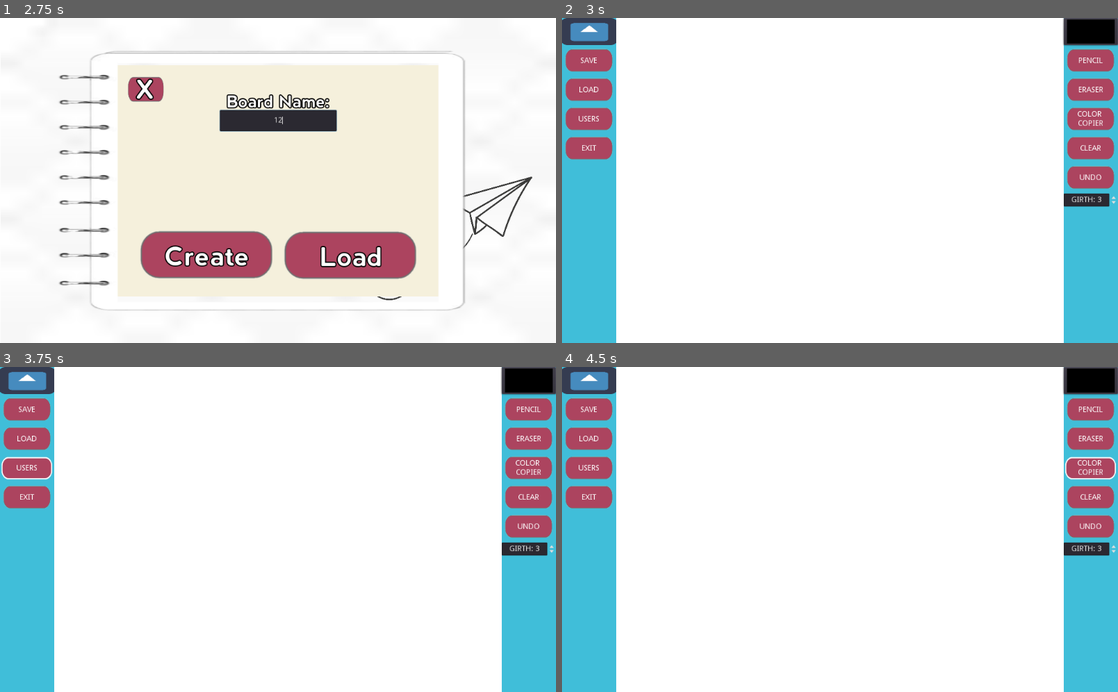
Above: before the commit, frames 1-4 (two rows, left to right).
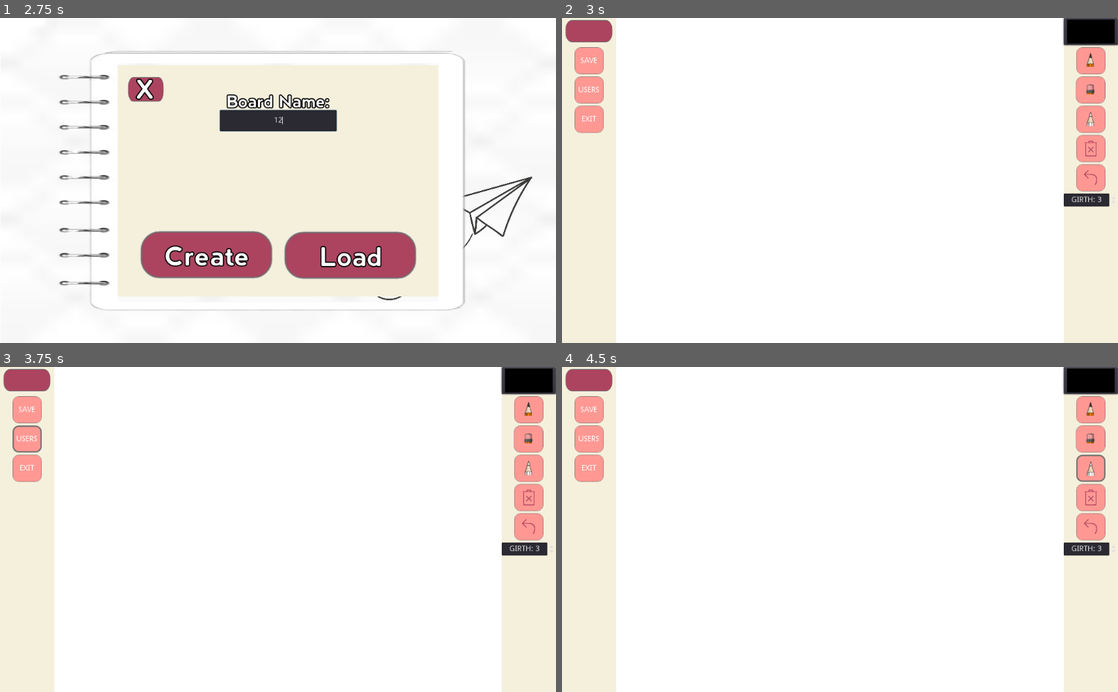
Above: after the commit, the same moments.

Repository: Sketch-Organization/Sketch-
Game: Godot game, scene res://Title.tscn
Same seed, same stepped clock (60 frames per second), same inputs: the game is played once before the commit and once after it. The engine's default icon, where the game draws it, is replaced by a stand-in: a white triangle on a blue panel in a dark square.
Inputs (mouse positions are in pixels of both pictures, inside the frame that each line leads up to):
- Up to frame 1 (2.75 s): tap Enter at 0.5 s; move the mouse to (400, 164) at 0.52 s; click (400, 164) at 0.6 s; click "Host" at 1.25 s; click (278, 118) at 2.02 s; type "12" at 2.1 s
- Up to frame 2 (3 s): click "Create" at 2.75 s
- Up to frame 3 (3.75 s): click "Users" at 3.5 s
- Up to frame 4 (4.5 s): click "Color Copier" at 4.25 s

Frame 1 is identical in both runs. In frame 2, 18% of the frame differs, in the area x 0-100%, y 0-100%; in frame 3, 18%; in frame 4, 18%.

Commit message:
Art Assets/GUI Fixed

Diff:
--- a/SketchProject/DrawingBoard.tscn
+++ b/SketchProject/DrawingBoard.tscn
@@ -8,6 +8,24 @@
 [ext_resource path="res://DrawingBoard.gd" type="Script" id=6]
 [ext_resource path="res://ChangeSceneButton.gd" type="Script" id=7]
 [ext_resource path="res://Board.tscn" type="PackedScene" id=8]
+[ext_resource path="res://pencilpressed.png" type="Texture" id=9]
+[ext_resource path="res://eraserpressed.png" type="Texture" id=10]
+[ext_resource path="res://pencilhover.png" type="Texture" id=11]
+[ext_resource path="res://eraserhover.png" type="Texture" id=12]
+[ext_resource path="res://eraserregular.png" type="Texture" id=13]
+[ext_resource path="res://pencilregular.png" type="Texture" id=14]
+[ext_resource path="res://colorcopierhover.png" type="Texture" id=15]
+[ext_resource path="res://undopressed.png" type="Texture" id=16]
+[ext_resource path="res://clearpressed.png" type="Texture" id=17]
+[ext_resource path="res://undo regular.png" type="Texture" id=18]
+[ext_resource path="res://clearegular.png" type="Texture" id=19]
+[ext_resource path="res://clearhover.png" type="Texture" id=20]
+[ext_resource path="res://colorcopierpressed.png" type="Texture" id=21]
+[ext_resource path="res://undohover.png" type="Texture" id=22]
+[ext_resource path="res://pinkpressed.png" type="Texture" id=23]
+[ext_resource path="res://colorcopierregular.png" type="Texture" id=24]
+[ext_resource path="res://pinkregular.png" type="Texture" id=25]
+[ext_resource path="res://pinkhover.png" type="Texture" id=26]
 
 [node name="Control" type="Control"]
 anchor_right = 1.0
@@ -33,7 +51,7 @@
 [node name="ColorRect" type="ColorRect" parent="SettingsUIHBox/SettingsUI"]
 anchor_right = 1.0
 anchor_bottom = 1.0
-color = Color( 0.254902, 0.74902, 0.854902, 1 )
+color = Color( 0.964706, 0.945098, 0.866667, 1 )
 __meta__ = {
 "_edit_use_anchors_": false
 }
@@ -56,10 +74,11 @@
 margin_bottom = 104.0
 rect_min_size = Vector2( 100, 50 )
 mouse_default_cursor_shape = 2
-texture_normal = ExtResource( 4 )
-texture_pressed = ExtResource( 5 )
-texture_hover = ExtResource( 3 )
-expand = true
+texture_normal = ExtResource( 25 )
+texture_pressed = ExtResource( 23 )
+texture_hover = ExtResource( 26 )
+expand = true
+stretch_mode = 5
 
 [node name="Label" type="Label" parent="SettingsUIHBox/SettingsUI/VBoxContainer/SaveButton"]
 anchor_right = 1.0
@@ -73,15 +92,17 @@
 }
 
 [node name="LoadButton" type="TextureButton" parent="SettingsUIHBox/SettingsUI/VBoxContainer"]
+visible = false
 margin_top = 108.0
 margin_right = 100.0
 margin_bottom = 158.0
 rect_min_size = Vector2( 100, 50 )
 mouse_default_cursor_shape = 2
-texture_normal = ExtResource( 4 )
-texture_pressed = ExtResource( 5 )
-texture_hover = ExtResource( 3 )
-expand = true
+texture_normal = ExtResource( 25 )
+texture_pressed = ExtResource( 23 )
+texture_hover = ExtResource( 26 )
+expand = true
+stretch_mode = 5
 
 [node name="Label" type="Label" parent="SettingsUIHBox/SettingsUI/VBoxContainer/LoadButton"]
 anchor_right = 1.0
@@ -95,37 +116,39 @@
 }
 
 [node name="UsersButton" type="TextureButton" parent="SettingsUIHBox/SettingsUI/VBoxContainer"]
+margin_top = 108.0
+margin_right = 100.0
+margin_bottom = 158.0
+rect_min_size = Vector2( 100, 50 )
+mouse_default_cursor_shape = 2
+texture_normal = ExtResource( 25 )
+texture_pressed = ExtResource( 23 )
+texture_hover = ExtResource( 26 )
+expand = true
+stretch_mode = 5
+
+[node name="Label" type="Label" parent="SettingsUIHBox/SettingsUI/VBoxContainer/UsersButton"]
+anchor_right = 1.0
+anchor_bottom = 1.0
+text = "Users"
+align = 1
+valign = 1
+uppercase = true
+__meta__ = {
+"_edit_use_anchors_": false
+}
+
+[node name="ExitButton" type="TextureButton" parent="SettingsUIHBox/SettingsUI/VBoxContainer"]
 margin_top = 162.0
 margin_right = 100.0
 margin_bottom = 212.0
 rect_min_size = Vector2( 100, 50 )
 mouse_default_cursor_shape = 2
-texture_normal = ExtResource( 4 )
-texture_pressed = ExtResource( 5 )
-texture_hover = ExtResource( 3 )
-expand = true
-
-[node name="Label" type="Label" parent="SettingsUIHBox/SettingsUI/VBoxContainer/UsersButton"]
-anchor_right = 1.0
-anchor_bottom = 1.0
-text = "Users"
-align = 1
-valign = 1
-uppercase = true
-__meta__ = {
-"_edit_use_anchors_": false
-}
-
-[node name="ExitButton" type="TextureButton" parent="SettingsUIHBox/SettingsUI/VBoxContainer"]
-margin_top = 216.0
-margin_right = 100.0
-margin_bottom = 266.0
-rect_min_size = Vector2( 100, 50 )
-mouse_default_cursor_shape = 2
-texture_normal = ExtResource( 4 )
-texture_pressed = ExtResource( 5 )
-texture_hover = ExtResource( 3 )
-expand = true
+texture_normal = ExtResource( 25 )
+texture_pressed = ExtResource( 23 )
+texture_hover = ExtResource( 26 )
+expand = true
+stretch_mode = 5
 
 [node name="Label" type="Label" parent="SettingsUIHBox/SettingsUI/VBoxContainer/ExitButton"]
 anchor_right = 1.0
@@ -157,7 +180,7 @@
 [node name="ColorRect2" type="ColorRect" parent="SettingsUIHBox/UtensilEditor"]
 anchor_right = 1.0
 anchor_bottom = 1.0
-color = Color( 0.254902, 0.74902, 0.854902, 1 )
+color = Color( 0.964706, 0.945098, 0.866667, 1 )
 __meta__ = {
 "_edit_use_anchors_": false
 }
@@ -183,12 +206,14 @@
 rect_min_size = Vector2( 100, 50 )
 mouse_filter = 1
 mouse_default_cursor_shape = 2
-texture_normal = ExtResource( 4 )
-texture_pressed = ExtResource( 5 )
-texture_hover = ExtResource( 3 )
-expand = true
+texture_normal = ExtResource( 14 )
+texture_pressed = ExtResource( 9 )
+texture_hover = ExtResource( 11 )
+expand = true
+stretch_mode = 5
 
 [node name="Label" type="Label" parent="SettingsUIHBox/UtensilEditor/VBoxContainer2/PencilButton"]
+visible = false
 anchor_right = 1.0
 anchor_bottom = 1.0
 text = "Pencil"
@@ -206,120 +231,131 @@
 rect_min_size = Vector2( 100, 50 )
 mouse_filter = 1
 mouse_default_cursor_shape = 2
+toggle_mode = true
+texture_normal = ExtResource( 13 )
+texture_pressed = ExtResource( 10 )
+texture_hover = ExtResource( 12 )
+expand = true
+stretch_mode = 5
+
+[node name="Label" type="Label" parent="SettingsUIHBox/UtensilEditor/VBoxContainer2/EraserButton"]
+visible = false
+anchor_right = 1.0
+anchor_bottom = 1.0
+text = "Eraser"
+align = 1
+valign = 1
+uppercase = true
+__meta__ = {
+"_edit_use_anchors_": false
+}
+
+[node name="ColorCopier" type="TextureButton" parent="SettingsUIHBox/UtensilEditor/VBoxContainer2"]
+margin_top = 162.0
+margin_right = 100.0
+margin_bottom = 212.0
+rect_min_size = Vector2( 100, 50 )
+mouse_filter = 1
+mouse_default_cursor_shape = 2
+texture_normal = ExtResource( 24 )
+texture_pressed = ExtResource( 21 )
+texture_hover = ExtResource( 15 )
+expand = true
+stretch_mode = 5
+
+[node name="Label" type="Label" parent="SettingsUIHBox/UtensilEditor/VBoxContainer2/ColorCopier"]
+visible = false
+anchor_right = 1.0
+anchor_bottom = 1.0
+text = "Color
+Copier"
+align = 1
+valign = 1
+uppercase = true
+__meta__ = {
+"_edit_use_anchors_": false
+}
+
+[node name="ClearButton" type="TextureButton" parent="SettingsUIHBox/UtensilEditor/VBoxContainer2"]
+margin_top = 216.0
+margin_right = 100.0
+margin_bottom = 266.0
+rect_min_size = Vector2( 100, 50 )
+mouse_filter = 1
+mouse_default_cursor_shape = 2
+texture_normal = ExtResource( 19 )
+texture_pressed = ExtResource( 17 )
+texture_hover = ExtResource( 20 )
+expand = true
+stretch_mode = 5
+
+[node name="Label" type="Label" parent="SettingsUIHBox/UtensilEditor/VBoxContainer2/ClearButton"]
+visible = false
+anchor_right = 1.0
+anchor_bottom = 1.0
+text = "Clear"
+align = 1
+valign = 1
+uppercase = true
+__meta__ = {
+"_edit_use_anchors_": false
+}
+
+[node name="UndoButton" type="TextureButton" parent="SettingsUIHBox/UtensilEditor/VBoxContainer2"]
+margin_top = 270.0
+margin_right = 100.0
+margin_bottom = 320.0
+rect_min_size = Vector2( 100, 50 )
+focus_mode = 0
+mouse_filter = 1
+mouse_default_cursor_shape = 2
+enabled_focus_mode = 0
+texture_normal = ExtResource( 18 )
+texture_pressed = ExtResource( 16 )
+texture_hover = ExtResource( 22 )
+expand = true
+stretch_mode = 5
+
+[node name="Label" type="Label" parent="SettingsUIHBox/UtensilEditor/VBoxContainer2/UndoButton"]
+visible = false
+anchor_right = 1.0
+anchor_bottom = 1.0
+text = "Undo"
+align = 1
+valign = 1
+uppercase = true
+__meta__ = {
+"_edit_use_anchors_": false
+}
+
+[node name="SpinBox" type="SpinBox" parent="SettingsUIHBox/UtensilEditor/VBoxContainer2"]
+margin_top = 324.0
+margin_right = 100.0
+margin_bottom = 348.0
+mouse_filter = 1
+min_value = 3.0
+value = 3.0
+rounded = true
+align = 1
+prefix = "GIRTH:"
+
+[node name="Buttons" type="Control" parent="."]
+anchor_right = 1.0
+anchor_bottom = 1.0
+rect_min_size = Vector2( 100, 50 )
+mouse_filter = 2
+__meta__ = {
+"_edit_use_anchors_": false
+}
+
+[node name="SettingsButton" type="TextureButton" parent="Buttons"]
+margin_right = 40.0
+margin_bottom = 40.0
+rect_min_size = Vector2( 100, 50 )
 toggle_mode = true
 texture_normal = ExtResource( 4 )
 texture_pressed = ExtResource( 5 )
 texture_hover = ExtResource( 3 )
-expand = true
-
-[node name="Label" type="Label" parent="SettingsUIHBox/UtensilEditor/VBoxContainer2/EraserButton"]
-anchor_right = 1.0
-anchor_bottom = 1.0
-text = "Eraser"
-align = 1
-valign = 1
-uppercase = true
-__meta__ = {
-"_edit_use_anchors_": false
-}
-
-[node name="ColorCopier" type="TextureButton" parent="SettingsUIHBox/UtensilEditor/VBoxContainer2"]
-margin_top = 162.0
-margin_right = 100.0
-margin_bottom = 212.0
-rect_min_size = Vector2( 100, 50 )
-mouse_filter = 1
-mouse_default_cursor_shape = 2
-texture_normal = ExtResource( 4 )
-texture_pressed = ExtResource( 5 )
-texture_hover = ExtResource( 3 )
-expand = true
-
-[node name="Label" type="Label" parent="SettingsUIHBox/UtensilEditor/VBoxContainer2/ColorCopier"]
-anchor_right = 1.0
-anchor_bottom = 1.0
-text = "Color
-Copier"
-align = 1
-valign = 1
-uppercase = true
-__meta__ = {
-"_edit_use_anchors_": false
-}
-
-[node name="ClearButton" type="TextureButton" parent="SettingsUIHBox/UtensilEditor/VBoxContainer2"]
-margin_top = 216.0
-margin_right = 100.0
-margin_bottom = 266.0
-rect_min_size = Vector2( 100, 50 )
-mouse_filter = 1
-mouse_default_cursor_shape = 2
-texture_normal = ExtResource( 4 )
-texture_pressed = ExtResource( 5 )
-texture_hover = ExtResource( 3 )
-expand = true
-
-[node name="Label" type="Label" parent="SettingsUIHBox/UtensilEditor/VBoxContainer2/ClearButton"]
-anchor_right = 1.0
-anchor_bottom = 1.0
-text = "Clear"
-align = 1
-valign = 1
-uppercase = true
-__meta__ = {
-"_edit_use_anchors_": false
-}
-
-[node name="UndoButton" type="TextureButton" parent="SettingsUIHBox/UtensilEditor/VBoxContainer2"]
-margin_top = 270.0
-margin_right = 100.0
-margin_bottom = 320.0
-rect_min_size = Vector2( 100, 50 )
-mouse_filter = 1
-mouse_default_cursor_shape = 2
-texture_normal = ExtResource( 4 )
-texture_pressed = ExtResource( 5 )
-texture_hover = ExtResource( 3 )
-expand = true
-
-[node name="Label" type="Label" parent="SettingsUIHBox/UtensilEditor/VBoxContainer2/UndoButton"]
-anchor_right = 1.0
-anchor_bottom = 1.0
-text = "Undo"
-align = 1
-valign = 1
-uppercase = true
-__meta__ = {
-"_edit_use_anchors_": false
-}
-
-[node name="SpinBox" type="SpinBox" parent="SettingsUIHBox/UtensilEditor/VBoxContainer2"]
-margin_top = 324.0
-margin_right = 100.0
-margin_bottom = 348.0
-mouse_filter = 1
-min_value = 3.0
-value = 3.0
-rounded = true
-align = 1
-prefix = "GIRTH:"
-
-[node name="Buttons" type="Control" parent="."]
-anchor_right = 1.0
-anchor_bottom = 1.0
-rect_min_size = Vector2( 100, 50 )
-mouse_filter = 2
-__meta__ = {
-"_edit_use_anchors_": false
-}
-
-[node name="SettingsButton" type="TextureButton" parent="Buttons"]
-margin_right = 40.0
-margin_bottom = 40.0
-rect_min_size = Vector2( 100, 50 )
-toggle_mode = true
-texture_normal = ExtResource( 2 )
-texture_pressed = ExtResource( 1 )
 expand = true
 __meta__ = {
 "_edit_use_anchors_": false
@@ -434,8 +470,8 @@
 popup_exclusive = true
 access = 2
 filters = PoolStringArray( "*.png", "*.jpg" )
-current_dir = "C:/Users/erics/Desktop/Sketch-/SketchProject"
-current_path = "C:/Users/erics/Desktop/Sketch-/SketchProject/"
+current_dir = "C:/Users/saraj/Desktop/NewSketch/Sketch-/SketchProject"
+current_path = "C:/Users/saraj/Desktop/NewSketch/Sketch-/SketchProject/"
 __meta__ = {
 "_edit_use_anchors_": false
 }
--- a/SketchProject/Title.tscn
+++ b/SketchProject/Title.tscn
@@ -503,8 +503,8 @@
 mode = 0
 access = 2
 filters = PoolStringArray( "*.png", "*.jpg" )
-current_dir = "C:/Users/erics/Desktop/Sketch-/SketchProject"
-current_path = "C:/Users/erics/Desktop/Sketch-/SketchProject/"
+current_dir = "C:/Users/saraj/Desktop/NewSketch/Sketch-/SketchProject"
+current_path = "C:/Users/saraj/Desktop/NewSketch/Sketch-/SketchProject/"
 __meta__ = {
 "_edit_use_anchors_": false
 }
Not shown: 1 places in SketchProject/DrawingBoard.tscn that only renumber resources
Binary file added: SketchProject/clearegular.png
Not shown, added: SketchProject/clearegular.png.import
Binary file added: SketchProject/clearhover.png
Not shown, added: SketchProject/clearhover.png.import
Binary file added: SketchProject/clearpressed.png
Not shown, added: SketchProject/clearpressed.png.import
Binary file added: SketchProject/colorcopierhover.png
Not shown, added: SketchProject/colorcopierhover.png.import
Binary file added: SketchProject/colorcopierpressed.png
Not shown, added: SketchProject/colorcopierpressed.png.import
Binary file added: SketchProject/colorcopierregular.png
(and 25 more such lines)
